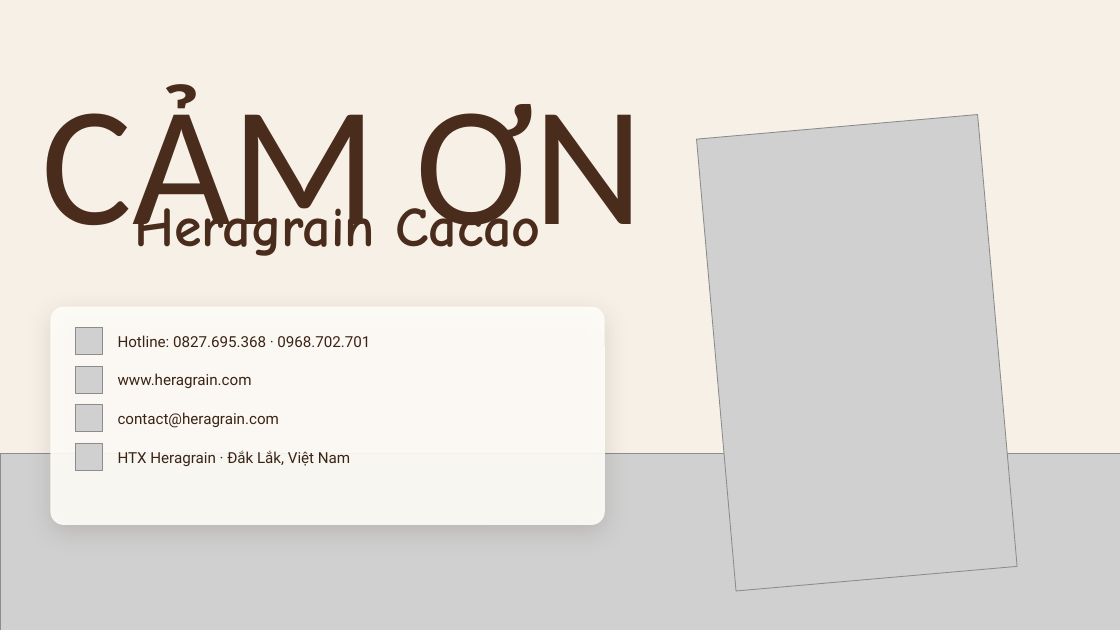
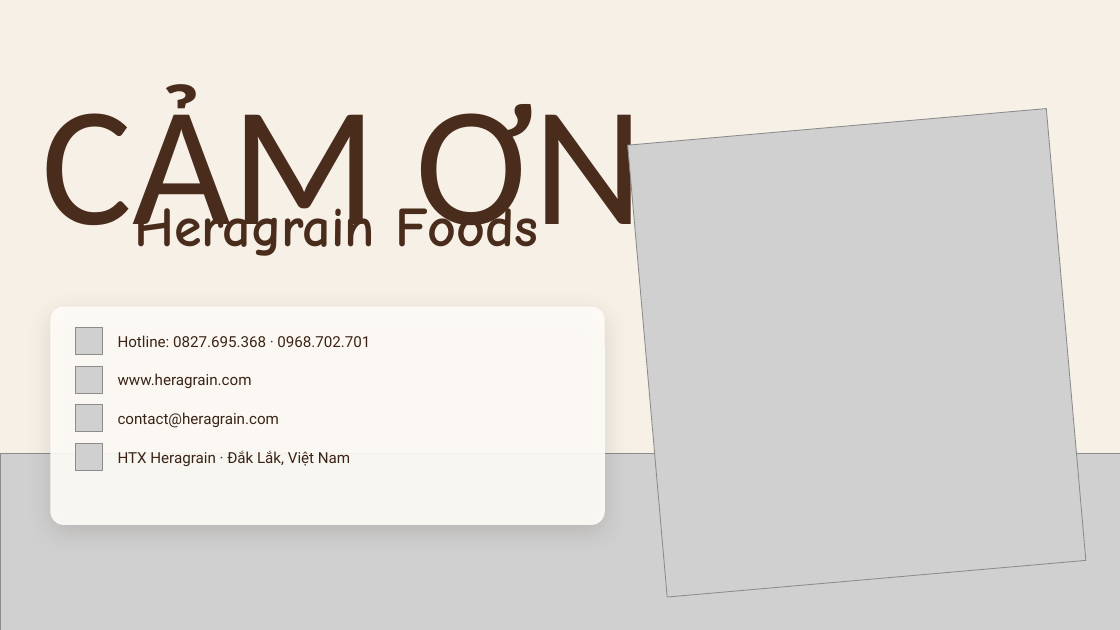
Before and after one commit to dakojsc-maker/ATL--DAKO, a slide deck: slide 25 of heragrain-cacao/1-concept-san-pham/Heragrain-Cacao_5-concept-san-pham.pptx. Drawn at 1120x630 pixels with LibreOffice and Linux fonts; fonts in the diff are those of the drawing; grey boxes stand for pictures; background and template pictures are left out. Boxes give left, top, right and bottom in pixels: in the first picture for what was removed or moved away, otherwise in the second. Text is boxed around its words. In the diff, an @@ line names an element or a change of style, - is before the commit and + after.

```diff
--- a/heragrain-cacao/1-concept-san-pham/Heragrain-Cacao_5-concept-san-pham.pptx
+++ b/heragrain-cacao/1-concept-san-pham/Heragrain-Cacao_5-concept-san-pham.pptx
@@ picture: place and size @@
-picture at [697, 115, 1017, 591]
+picture at [628, 109, 1086, 597]
@@ text at [134, 197, 538, 256]: text changed @@
-Heragrain Cacao
+Heragrain Foods
```
Also in this commit, not shown: 22 other slides changed, 3 slides added, 3 slides removed, 16 other files.
